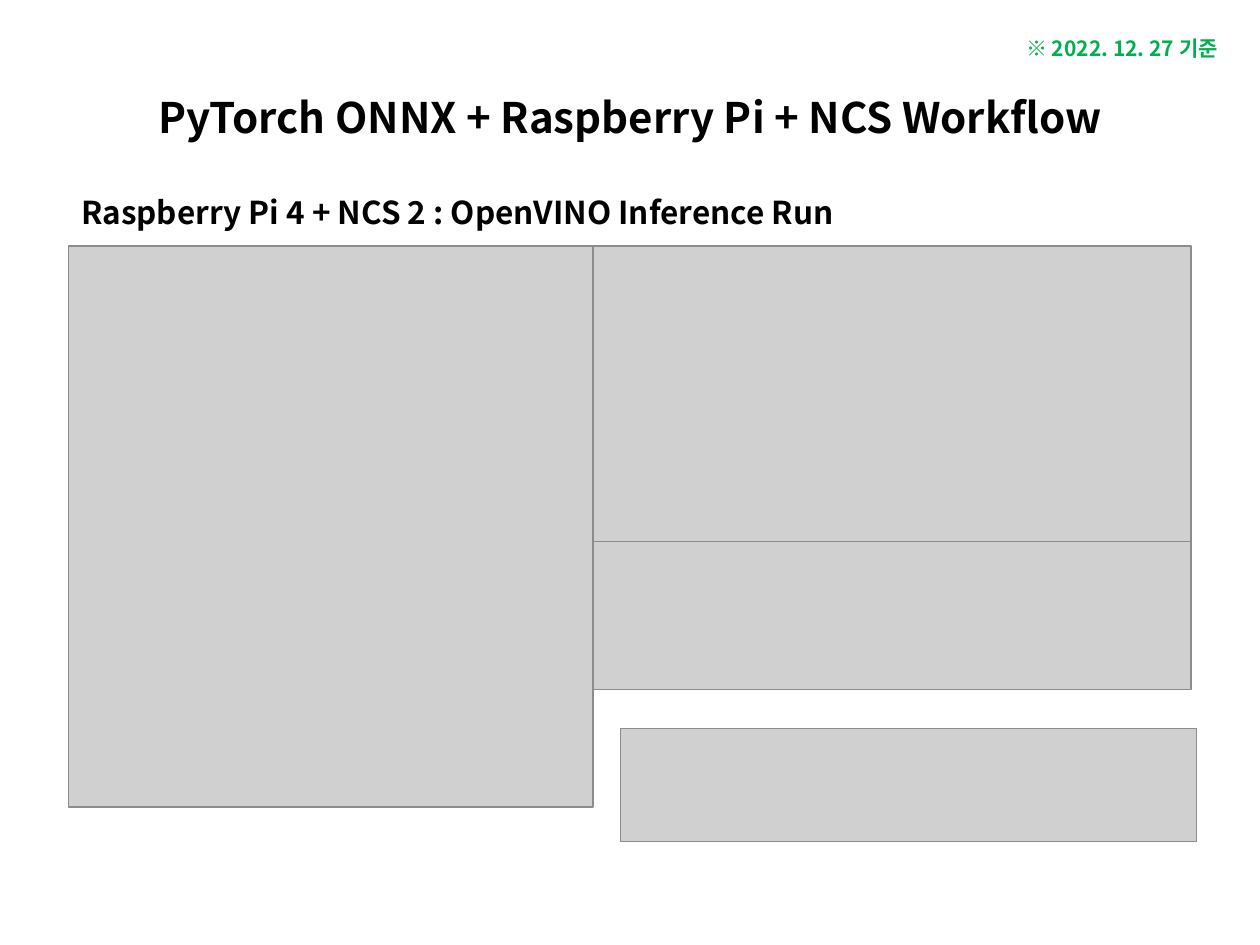
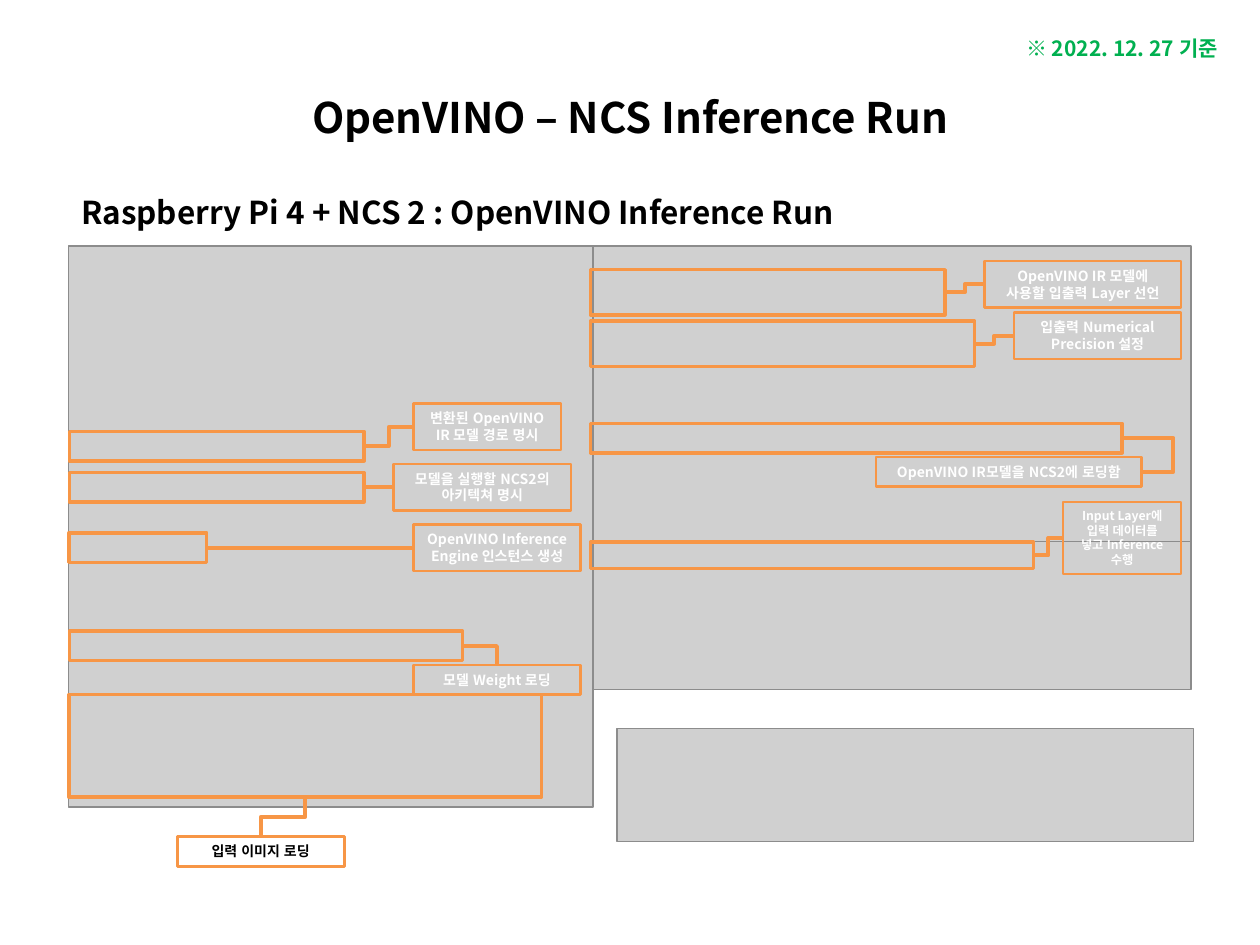
Before and after one commit to luwis93choi/Lecture-Materials-, a slide deck: slide 19 of PyTorch ONNX + Raspberry Pi + NCS Workflow.pptx (slide 7 before the commit). Drawn at 1260x945 pixels with LibreOffice and Linux fonts; fonts in the diff are those of the drawing; grey boxes stand for pictures. Boxes give left, top, right and bottom in pixels: in the first picture for what was removed or moved away, otherwise in the second. Text is boxed around its words. In the diff, an @@ line names an element or a change of style, - is before the commit and + after.

Commit message:
Updates on PyTorch ONNX + Raspberry Pi + NCS Workflow

```diff
--- a/PyTorch ONNX + Raspberry Pi + NCS Workflow.pptx
+++ b/PyTorch ONNX + Raspberry Pi + NCS Workflow.pptx
@@ title at (312,99,948,142): text changed @@
-PyTorch ONNX + Raspberry Pi + NCS Workflow
+OpenVINO – NCS Inference Run
@@ rectangle added at (984,261,1181,307), outline #F79646 1.5 pt, 8 pt, text #FFFFFF, bold @@
+OpenVINO IR 모델에
+사용할 입출력 Layer 선언
@@ rectangle added at (591,270,945,315), outline #F79646 2 pt @@
@@ elbow line added from (945, 292) to (984, 285), #F79646 2.25 pt @@
@@ rectangle added at (591,321,975,367), outline #F79646 2 pt @@
@@ rectangle added at (1014,312,1182,359), outline #F79646 1.5 pt, 8 pt, text #FFFFFF, bold @@
+입출력 Numerical Precision 설정
@@ elbow line added from (974, 344) to (1014, 336), #F79646 2.25 pt @@
@@ rectangle added at (413,403,561,450), outline #F79646 1.5 pt, 8 pt, text #FFFFFF, bold @@
+변환된 OpenVINO IR 모델 경로 명시
@@ rectangle added at (69,431,364,460), outline #F79646 2 pt @@
@@ elbow line added from (364, 446) to (413, 427), #F79646 2.25 pt @@
@@ rectangle added at (591,423,1123,452), outline #F79646 2 pt @@
@@ elbow line added from (1123, 438) to (1142, 471), #F79646 2.25 pt @@
@@ rectangle added at (69,472,364,501), outline #F79646 2 pt @@
@@ rectangle added at (393,464,571,510), outline #F79646 1.5 pt, 8 pt, text #FFFFFF, bold @@
+모델을 실행할 NCS2의 아키텍쳐 명시
@@ rectangle added at (876,457,1142,488), outline #F79646 1.5 pt, 8 pt, text #FFFFFF, bold @@
+OpenVINO IR모델을 NCS2에 로딩함
@@ elbow line added from (364, 488) to (393, 488), #F79646 2.25 pt @@
@@ rectangle added at (1063,501,1182,573), outline #F79646 1.5 pt, 7 pt, text #FFFFFF, bold @@
+Input Layer에 입력 데이터를 넣고 Inference 수행
@@ rectangle added at (69,533,207,562), outline #F79646 2 pt @@
@@ rectangle added at (413,524,581,571), outline #F79646 1.5 pt, 8 pt, text #FFFFFF, bold @@
+OpenVINO Inference Engine 인스턴스 생성
@@ elbow line added from (1033, 556) to (1063, 538), #F79646 2.25 pt @@
@@ elbow line added from (207, 548) to (413, 548), #F79646 2.25 pt @@
@@ rectangle added at (591,542,1034,568), outline #F79646 2 pt @@
@@ rectangle added at (69,631,462,660), outline #F79646 2 pt @@
@@ elbow line added from (462, 646) to (496, 665), #F79646 2.25 pt @@
@@ rectangle added at (413,665,581,696), outline #F79646 1.5 pt, 8 pt, text #FFFFFF, bold @@
+모델 Weight 로딩
@@ rectangle added at (69,694,542,798), outline #F79646 2 pt @@
@@ elbow line added from (305, 798) to (261, 837), #F79646 2.25 pt @@
@@ rectangle added at (178,837,345,867), outline #F79646 1.5 pt, 8 pt, text #000000, bold @@
+입력 이미지 로딩
```
Also in this commit, not shown: 4 other slides changed, 12 slides added.
